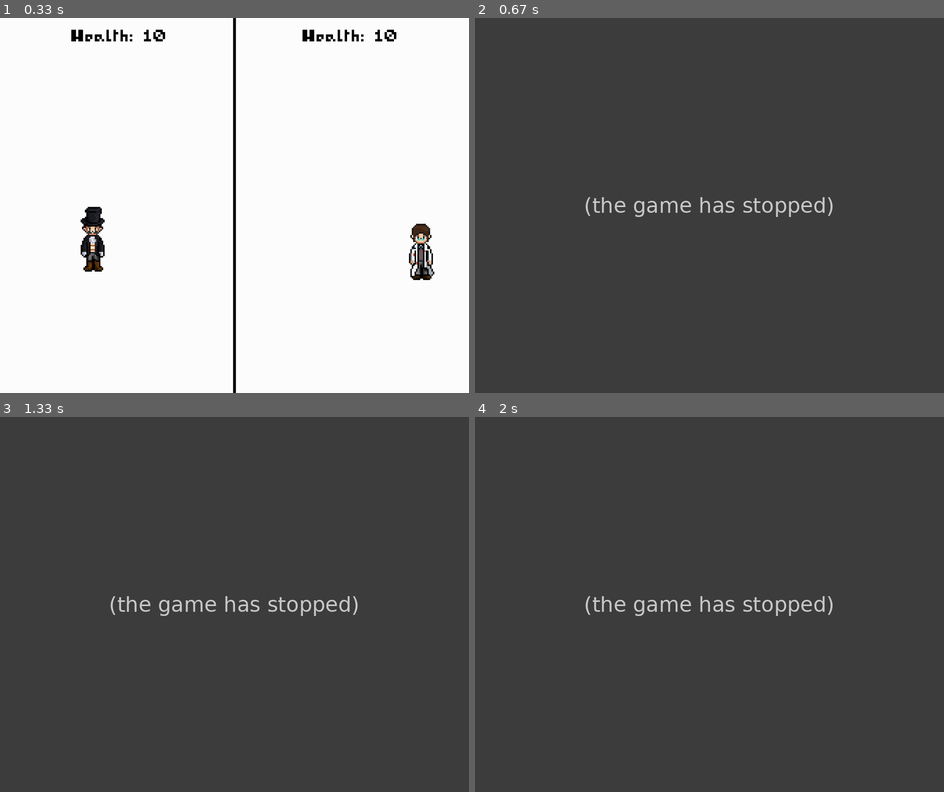
Above: before the commit, frames 1-4 (two rows, left to right).
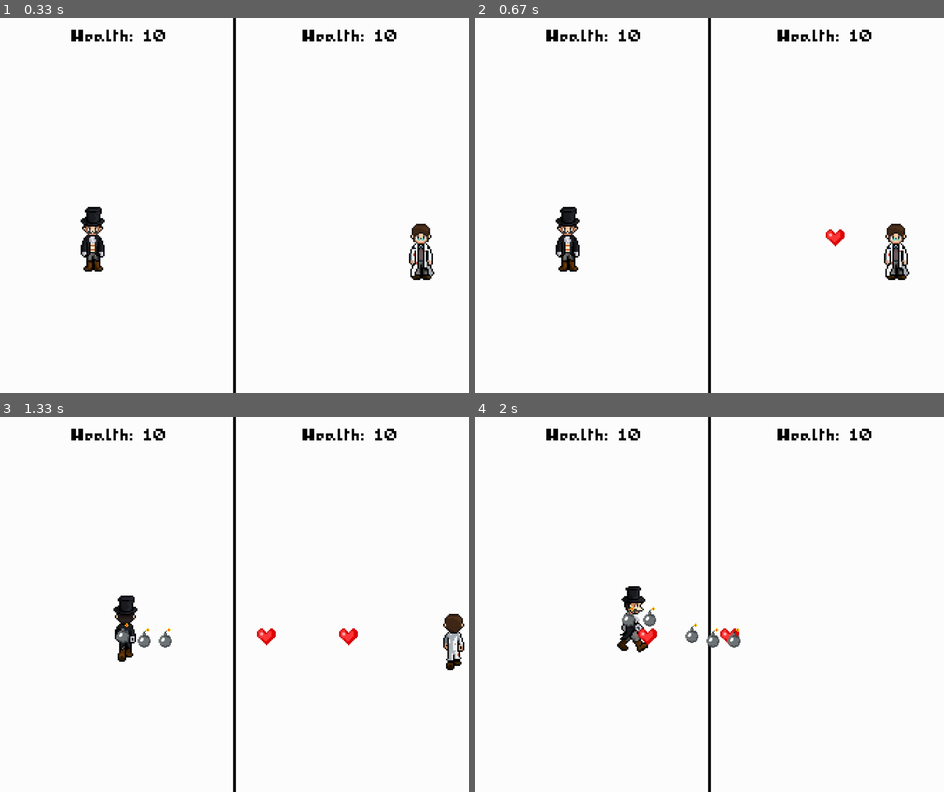
Above: after the commit, the same moments.

Repository: Coding-for-the-Arts/pyGame
Game: pygame game, started from LoveBombingWithSprites/lovebombingSprites.py
The game is run twice, just before and just after one commit, with the same random seed, the same clock (stepped at 60 frames per second) and the same inputs.
Inputs:
- Up to frame 1 (0.33 s): no input
- Up to frame 2 (0.67 s): tap Right Shift at 0.33 s
- Up to frame 3 (1.33 s): hold Right 0.67-1.13 s; hold D 0.67-1.13 s; tap Shift at 0.73, 1.03, 1.23 s; tap Right Shift at 0.82 s; hold Up from 1.17 s (still down); hold W from 1.17 s (still down)
- Up to frame 4 (2 s): release Up at 1.47 s; release W at 1.47 s; hold Right 1.5-1.97 s; hold D 1.5-1.97 s; tap Shift at 1.57, 1.87 s

Frame 1 is identical in both runs. In frame 2, 100% of the frame differs, in the area x 0-100%, y 0-100%; in frame 3, 100%; in frame 4, 100%.
Error before the commit: TypeError: AnimatedSprite.colliderect2() takes 2 positional arguments but 3 were given (love...; the game stopped at 0.33 s (later frames are placeholders)

Commit message:
Flip Sprites if they face the wrong direction

Diff:
--- /dev/null
+++ b/FlipSprites/flipSprites.py
@@ -0,0 +1,78 @@
+import pygame
+import pygame.sprite
+import os
+pygame.init()
+
+speed = 5
+WIDTH, HEIGHT = 500,300
+BG_COLOR = pygame.Color('white')
+screen = pygame.display.set_mode((WIDTH, HEIGHT))
+
+#class this time with a sprite instead of image as an object
+class FlipSprite(pygame.sprite.Sprite):
+
+    def __init__(self):
+        super(FlipSprite, self).__init__()
+        self.direction = "idle"
+        self.images = []
+
+        #iterate through all frames in folder
+        for number in sorted(os.listdir("walk/")) :
+            print(number)
+            self.images.append(pygame.image.load(os.path.join("walk", number)))
+
+        self.index = 0
+        self.image = self.images[self.index]
+        #get_rect() since sprite is a surface
+        self.rect = self.image.get_rect()
+
+        #set inital position
+        self.rect.x = 300
+        self.rect.y = 200
+
+    def update(self):
+        self.index += 1
+        if self.index >= len(self.images):
+            self.index = 0
+
+        #change directions
+        if self.direction == "right":
+            self.image = self.images[self.index]
+            self.rect.x +=speed
+        elif self.direction == "left":
+            self.image = pygame.transform.flip(self.images[self.index], True, False)
+            self.rect.x -=speed
+        else:
+            self.image = self.images[1]
+
+
+def main() :
+    clock = pygame.time.Clock()
+    walking_sprite = FlipSprite()
+    sprite_group = pygame.sprite.Group(walking_sprite)
+
+    while True:
+        for event in pygame.event.get():
+            if event.type == pygame.KEYDOWN:
+
+                if event.key == pygame.K_LEFT:
+                    walking_sprite.direction = "left"
+
+                if event.key == pygame.K_RIGHT:
+                    walking_sprite.direction = "right"
+
+            #if key is released return to idle
+            if event.type == pygame.KEYUP:
+                walking_sprite.direction = "idle"
+
+            if event.type == pygame.QUIT:
+                pygame.exit()
+
+        sprite_group.update()
+        screen.fill(BG_COLOR)
+        sprite_group.draw(screen)
+        pygame.display.update()
+        clock.tick(15)
+
+if __name__ == "__main__":
+    main()
--- a/LoveBombingWithSprites/sprites.py
+++ b/LoveBombingWithSprites/sprites.py
@@ -34,7 +34,9 @@
             if self.index<frame_set_start:
                 self.index = frame_set_start
 
-    def colliderect2(self, sprite):
+    #shift is used only if the collider is at a different position than sprite
+    def colliderect2(self, sprite,shift):
+        self.rect = pygame.Rect(self.x + shift, self.y, self.frames[self.index].get_width()//2, self.frames[self.index].get_height())
         return self.rect.colliderect(sprite)
 
     def draw(self):
Binary file added: FlipSprites/walk/1.png
Binary file added: FlipSprites/walk/2.png
Binary file added: FlipSprites/walk/3.png
Binary file added: FlipSprites/walk/4.png
Binary file added: FlipSprites/walk/5.png
Binary file added: FlipSprites/walk/6.png
Not shown, added: .DS_Store
